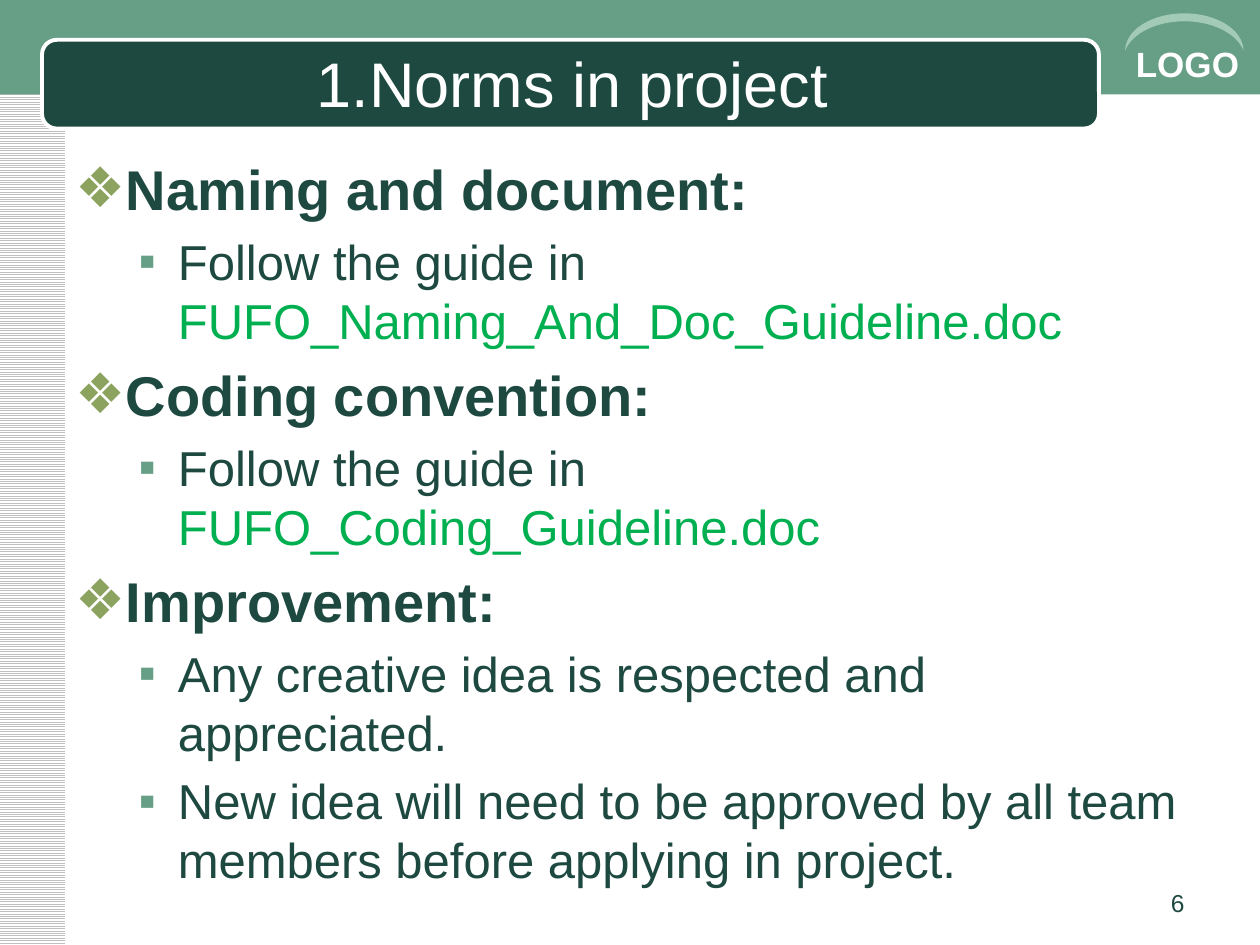
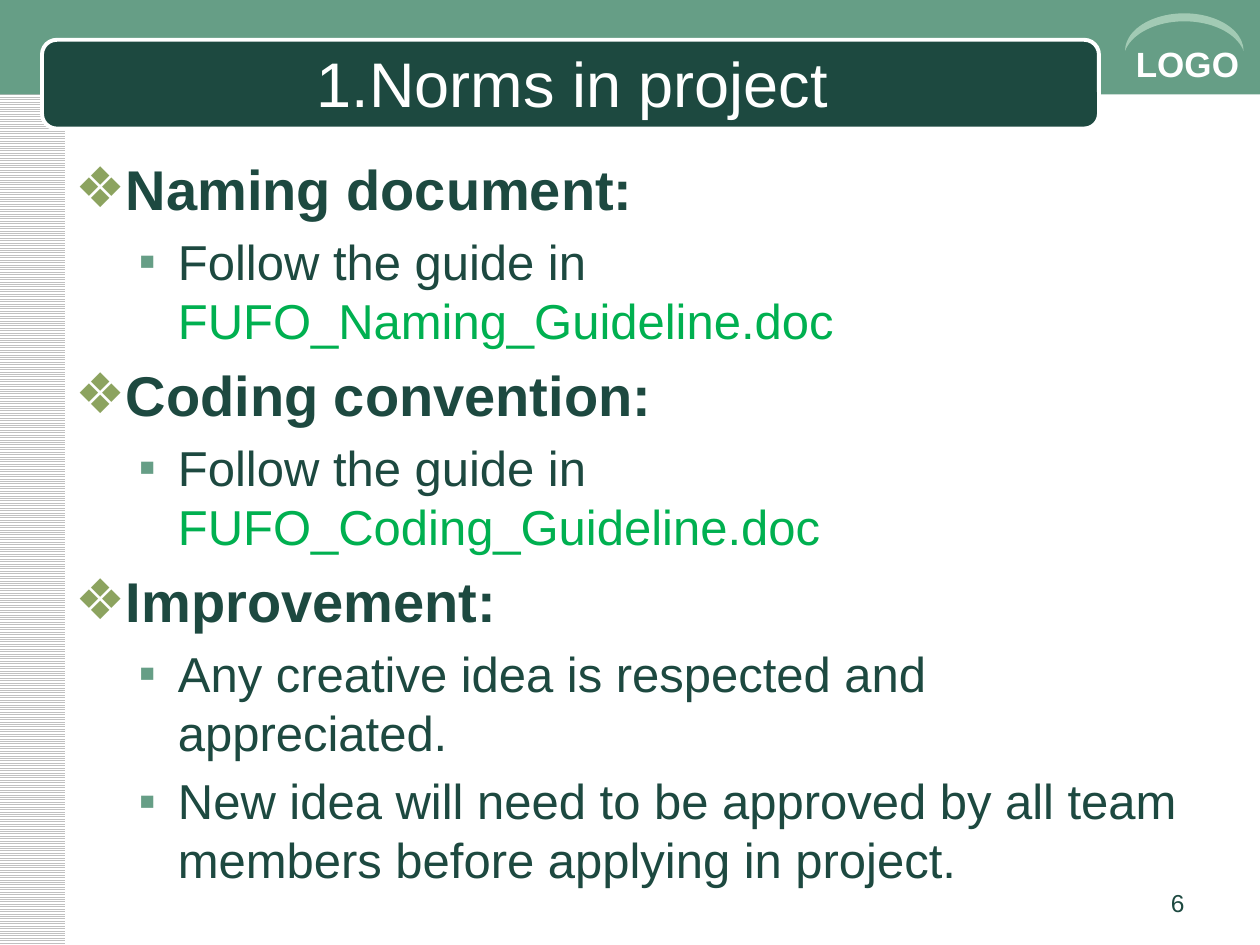
Before and after one commit to phong1990/fufo-innovation, a slide deck: slide 6 of Document/00.Other/FUFO_First_Plan.pptx. Drawn at 1260x945 pixels with LibreOffice and Linux fonts; fonts in the diff are those of the drawing. Boxes give left, top, right and bottom in pixels: in the first picture for what was removed or moved away, otherwise in the second. Text is boxed around its words. In the diff, an @@ line names an element or a change of style, - is before the commit and + after.

```diff
--- a/Document/00.Other/FUFO_First_Plan.pptx
+++ b/Document/00.Other/FUFO_First_Plan.pptx
@@ text at (x1=126, y1=169, x2=834, y2=349): text changed @@
-❖ Naming and document:
-  ▪ Follow the guide in FUFO_Naming_And_Doc_Guideline.doc
+❖ Naming document:
+  ▪ Follow the guide in FUFO_Naming_Guideline.doc
```
Also in this commit, not shown: 8 other files.
